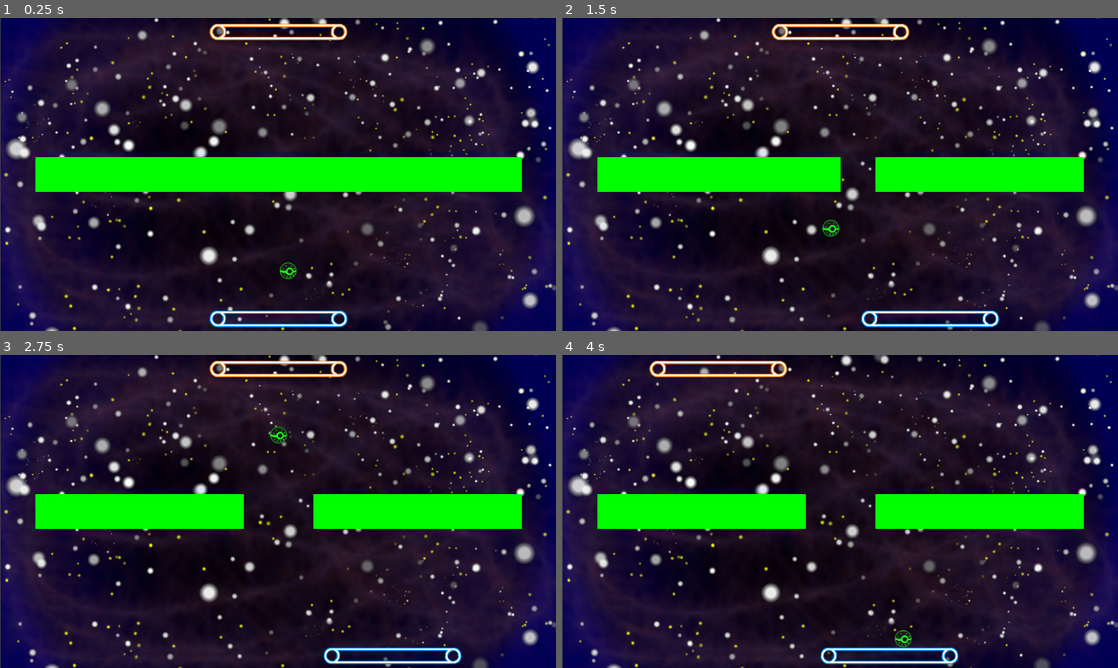
Above: before the commit, frames 1-4 (two rows, left to right).
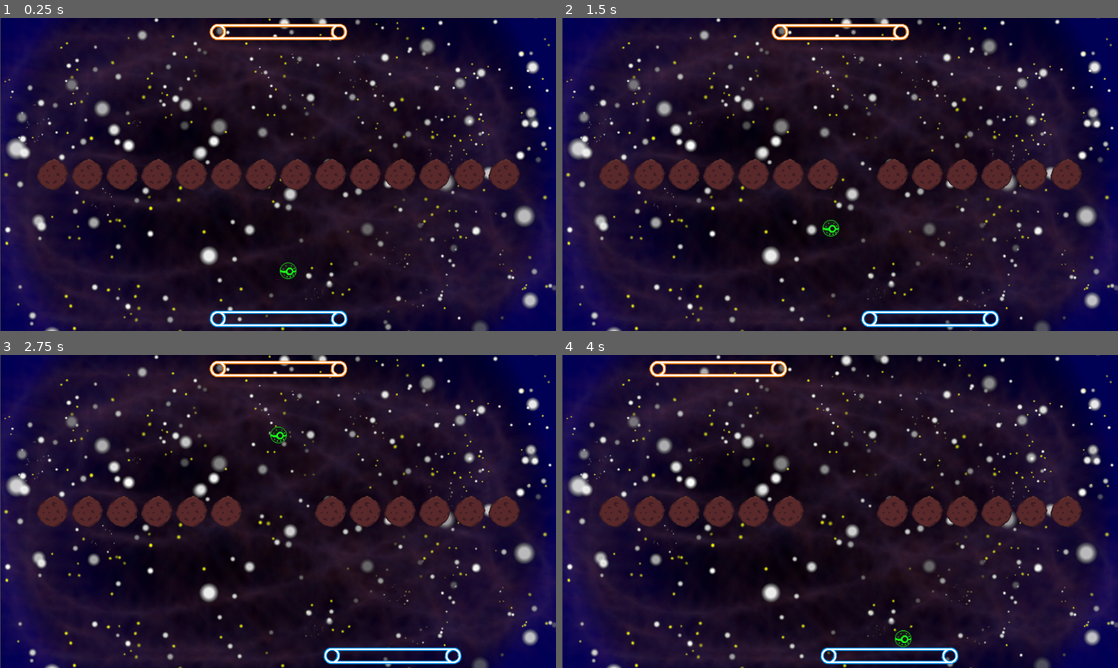
Above: after the commit, the same moments.

Repository: lswgamer/VOSES-Multiplayer
Game: Godot game, scene res://Scenes/Level.tscn
Same seed, same stepped clock (60 frames per second), same inputs: the game is played once before the commit and once after it.
Inputs:
- Up to frame 1 (0.25 s): no input
- Up to frame 2 (1.5 s): hold Right (lower_right) 0.53-1.28 s; hold Left (lower_left) from 1.28 s (still down)
- Up to frame 3 (2.75 s): release Left (lower_left) at 2.03 s; hold Right (lower_right) from 2.03 s (still down)
- Up to frame 4 (4 s): release Right (lower_right) at 2.78 s; hold A (upper_left) 2.78-3.53 s; hold Left (lower_left) from 3.53 s (still down)

The runs differ from the first frame. In frame 1, 9.7% of the frame differs, in the area x 6-94%, y 44-56%; in frame 2, 9.1%; in frame 3, 8.4%; in frame 4, 8.4%.

Commit message:
Block sprite transition on new level

Diff:
--- a/Breakout/Scripts/Block.gd
+++ b/Breakout/Scripts/Block.gd
@@ -1,14 +1,7 @@
 extends AnimatedSprite
 
-
-var chosen
 export var hp = 1
 onready var anim = self
-
-
-# Called when the node enters the scene tree for the first time.
-func _ready():
-	pass
 
 func remove():
 	#play break animation
@@ -42,3 +35,7 @@
 		hp -= hp
 		if hp == 0:
 			remove()
+
+func set_animation(chosen):
+	print(chosen)
+	anim.play("block-" + str(chosen) + "-idle")
--- a/Breakout/Scripts/Level.gd
+++ b/Breakout/Scripts/Level.gd
@@ -26,7 +26,6 @@
 
 func _process(delta):
 		check_blocks()
-#		print("Next level") # Se matou todos os blocos, passa nivel
 
 #Checa se tem blocos ainda, se não tiver carrega next level
 func check_blocks():
@@ -37,7 +36,7 @@
 		block_spawn(nivel)
 
 func choose_animation(nivel):
-	var chosen = randi()%5 + 1
+	chosen = randi()%5 + 1
 	if randi()%(100-nivel) <= 2:
 		chosen = 0
 		lowerBar.anim.play("bar-" + str(chosen))
@@ -61,8 +60,8 @@
 				var block = BLOCK_.instance()
 				block.position = Vector2(64*(j+1.5),64*(i+2)+32)
 				add_child(block)
-#				get_node("block").anim.play("block-" + str(chosen) + "-idle")
 
+	get_tree().call_group("blocks", "set_animation", chosen)
 
 func respawn(): #Se a bola sair da tela ela respawna, tirando uma vida
 	lives -= 1
